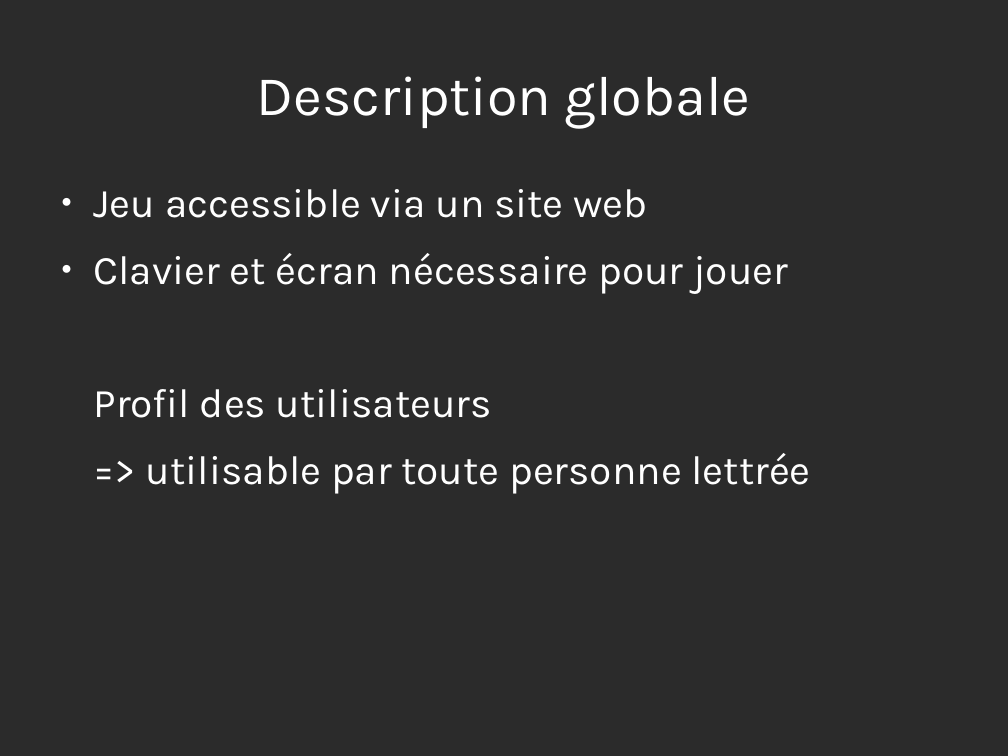
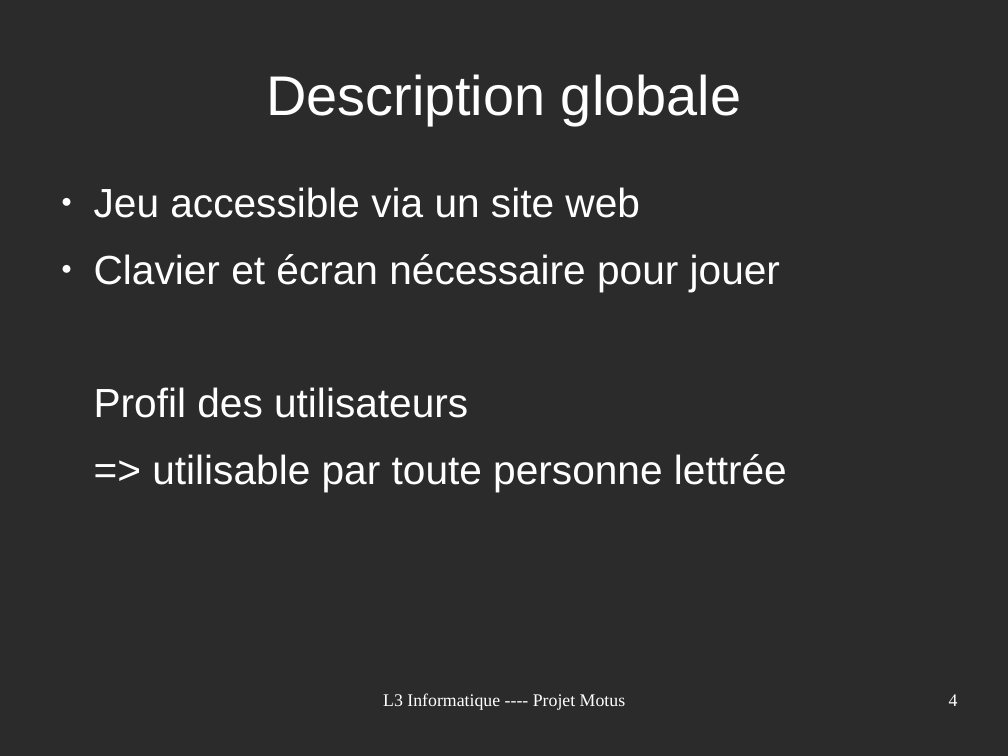
Before and after one commit to Yamihoshi/Projet-L3, a slide deck: slide 4 of Momomotus.odp. Drawn at 1008x756 pixels with LibreOffice and Linux fonts; fonts in the diff are those of the drawing; background and template pictures are left out; a plain dark background stands for a picture behind light text. Boxes give left, top, right and bottom in pixels: in the first picture for what was removed or moved away, otherwise in the second. Text is boxed around its words. In the diff, an @@ line names an element or a change of style, - is before the commit and + after.

```diff
--- a/Momomotus.odp
+++ b/Momomotus.odp
@@ title "Description globale" at [266, 74, 741, 125]: font Karla to Arial @@
@@ text "Jeu accessible via un site ..." at [94, 187, 787, 492]: font Karla to Arial @@
@@ text added at [383, 693, 626, 710], 14 pt, text #FFFFFF @@
+L3 Informatique ---- Projet Motus
@@ page number added at [949, 694, 958, 706], 14 pt, text #FFFFFF @@
+4
```
Also in this commit, not shown: 11 other slides changed, 1 slide added, 1 other file.
